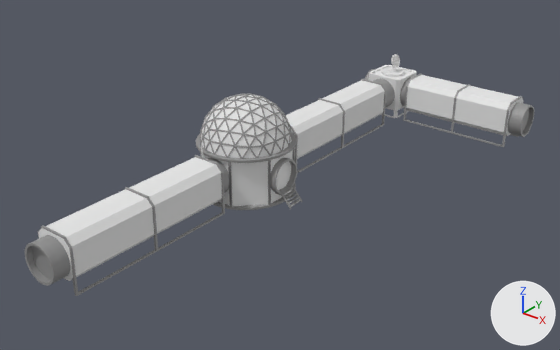
Before and after pictures for a commit that changed the FBX model OAProject/Assets/MyAssets/Builds/Base Astronaut/BaseAstronaut.fbx.
One viewpoint serves both versions: a 50 mm camera at (33.5, -38.0, 25.7) aimed at (3.1, 0.0, 2.1). Arrows for +X, +Y and +Z are at lower right; the lights stay in place. Where no turn or scale is listed for an object, it has been applied to the vertices.
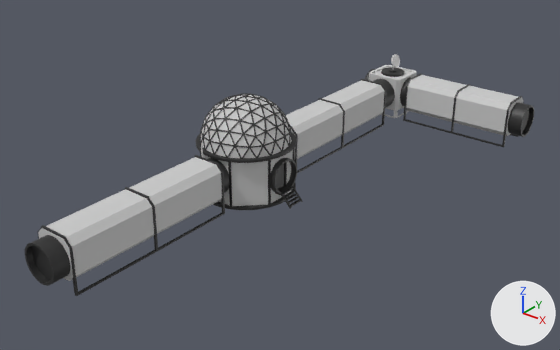
Commit message: Update Base

Edits to the bpy script that builds the scene:
```text
Change mat_base_details:
    mat_base_details.base_color: (0.284, 0.284, 0.284) -> (0.0448, 0.0448, 0.0448)  # grey #919191 -> black #3c3c3c
    mat_base_details.metallic: 0.0 -> 0.5
Change mat_base:
    mat_base.base_color: (0.8, 0.8, 0.8) -> (0.6, 0.6, 0.6)  # white #e7e7e7 -> light grey #cbcbcb
Change me_cylinder_011:
    where me_cylinder_011.from_pydata(...)  # 128 vertices, 98 faces; spans x -1.0..1.0, y -1.0..1.0, z -1.14..-0.78
    add me_cylinder_011.materials.append(mat_base_details)  # black #3c3c3c
Remove ob_cube:
    ob_cube = bpy.data.objects.new('Cube', me_cube_001)
    ob_cube.location = (3.15, 0.0, 2.14)
```

Where the change shows, as pixel boxes [x1, y1, x2, y2] in the pictures (560 x 350 px):
'Cube.004', recoloured (white to grey): [38, 157, 222, 281] in both
'Icosphere.001', recoloured, surface changed: [200, 93, 293, 159] in both
'Cube.002', recoloured (white to grey): [406, 75, 523, 136] in both
'Cube.003', recoloured (white to grey): [286, 80, 385, 160] in both
'Cylinder.004', recoloured, surface changed (grey to black): [25, 68, 534, 286] in both
'Cylinder', recoloured, surface changed: [203, 150, 293, 206] in both
'Cube.006', recoloured, surface changed (grey to black): [38, 155, 225, 296] in both
'Cube.005', recoloured: [369, 65, 417, 118] in both
'Cube.010', recoloured, surface changed: [403, 73, 524, 147] in both
'Cube.009', recoloured, surface changed: [291, 79, 386, 173] in both
'Sphere.001', recoloured, surface changed (grey to black): [196, 133, 296, 163] in both
'Cylinder.001', recoloured, surface changed (grey to black): [271, 158, 297, 194] in both
'Sphere.002', recoloured, surface changed (grey to black): [213, 183, 296, 210] in both
'Cylinder.005', recoloured, surface changed (grey to black): [200, 148, 294, 207] in both
'Cube.001', recoloured, surface changed (grey to black): [275, 186, 302, 209] in both
'Cube', deleted: before [277, 163, 286, 190]
'Cylinder.002', recoloured, surface changed (white to black): [381, 67, 404, 77] in both
